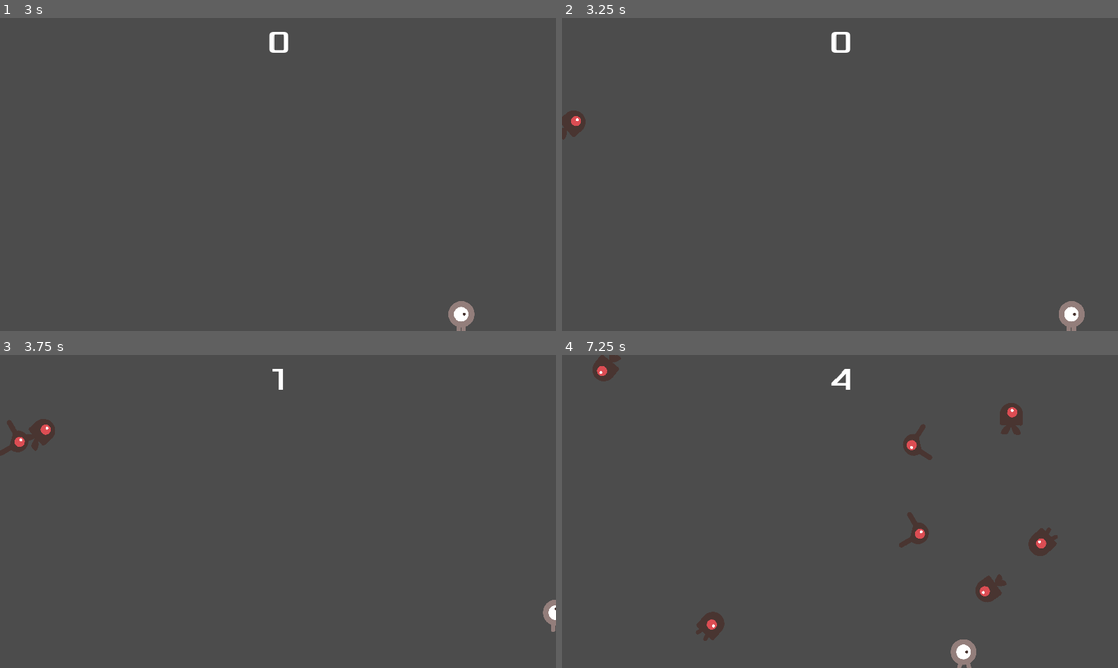
Above: before the commit, frames 1-4 (two rows, left to right).
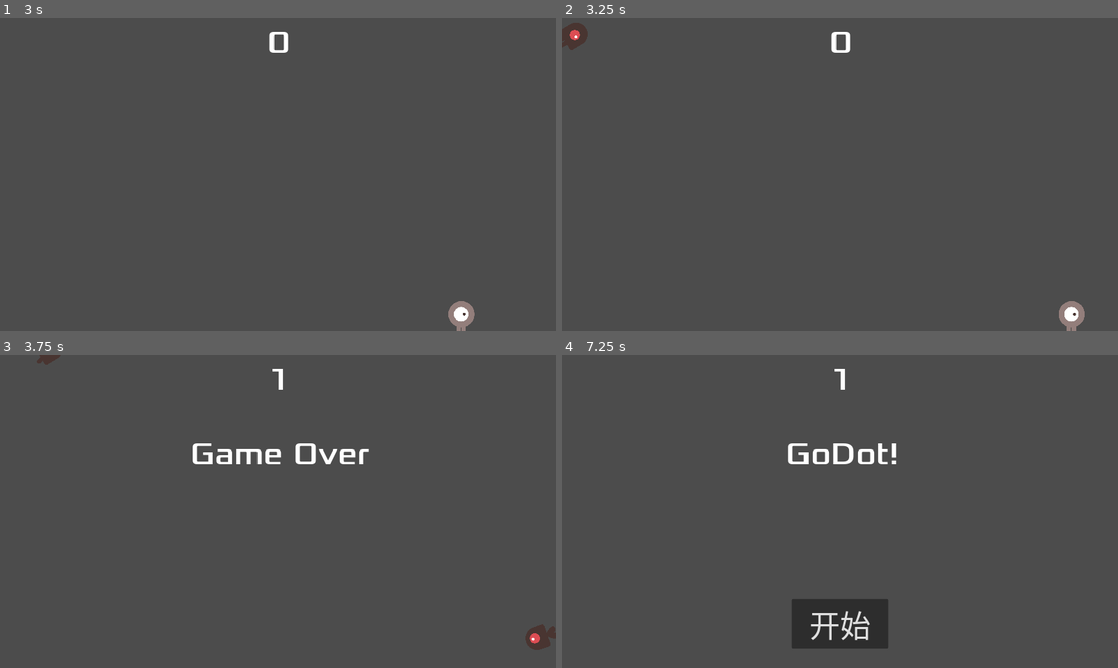
Above: after the commit, the same moments.

Repository: thoulee21/my-godot-game
Game: Godot game, scene res://main.tscn
The game is run twice, just before and just after one commit, with the same random seed, the same clock (stepped at 60 frames per second) and the same inputs.
Inputs:
- Up to frame 1 (3 s): click "开始" at 0.5 s; tap Enter at 1.25 s; hold Right (ui_right) 1.28-2.03 s; hold Down (ui_down) 2.03-2.78 s; hold Right (ui_right) from 2.78 s (still down)
- Up to frame 2 (3.25 s): keep holding Right (ui_right)
- Up to frame 3 (3.75 s): release Right (ui_right) at 3.53 s; hold Up (ui_up) from 3.53 s (still down)
- Up to frame 4 (7.25 s): release Up (ui_up) at 4.28 s; hold Left (ui_left) 4.28-5.78 s; hold Down (ui_down) 5.78-6.53 s; hold Right (ui_right) from 6.53 s (still down)

Frame 1 is identical in both runs. In frame 2, 0.6% of the frame differs, in the area x 0-5%, y 1-39%; in frame 3, 2.0%; in frame 4, 5.8%, in the area x 5-90%, y 0-100%.

Commit message:
Refactor variable declaration in main.gd and update project.godot

Diff:
--- a/main.gd
+++ b/main.gd
@@ -1,7 +1,7 @@
 extends Node
 
 @export var mob_scene: PackedScene
-var score
+var score: int
 
 # Called when the node enters the scene tree for the first time.
 func _ready() -> void:
--- a/project.godot
+++ b/project.godot
@@ -16,10 +16,6 @@
 boot_splash/show_image=false
 config/icon="res://icon.svg"
 
-[autoload]
-
-Main="*res://main.gd"
-
 [display]
 
 window/size/mode=2
@@ -32,6 +28,7 @@
 
 [input_devices]
 
+pointing/emulate_touch_from_mouse=true
 pointing/android/enable_long_press_as_right_click=true
 pointing/android/enable_pan_and_scale_gestures=true
 
